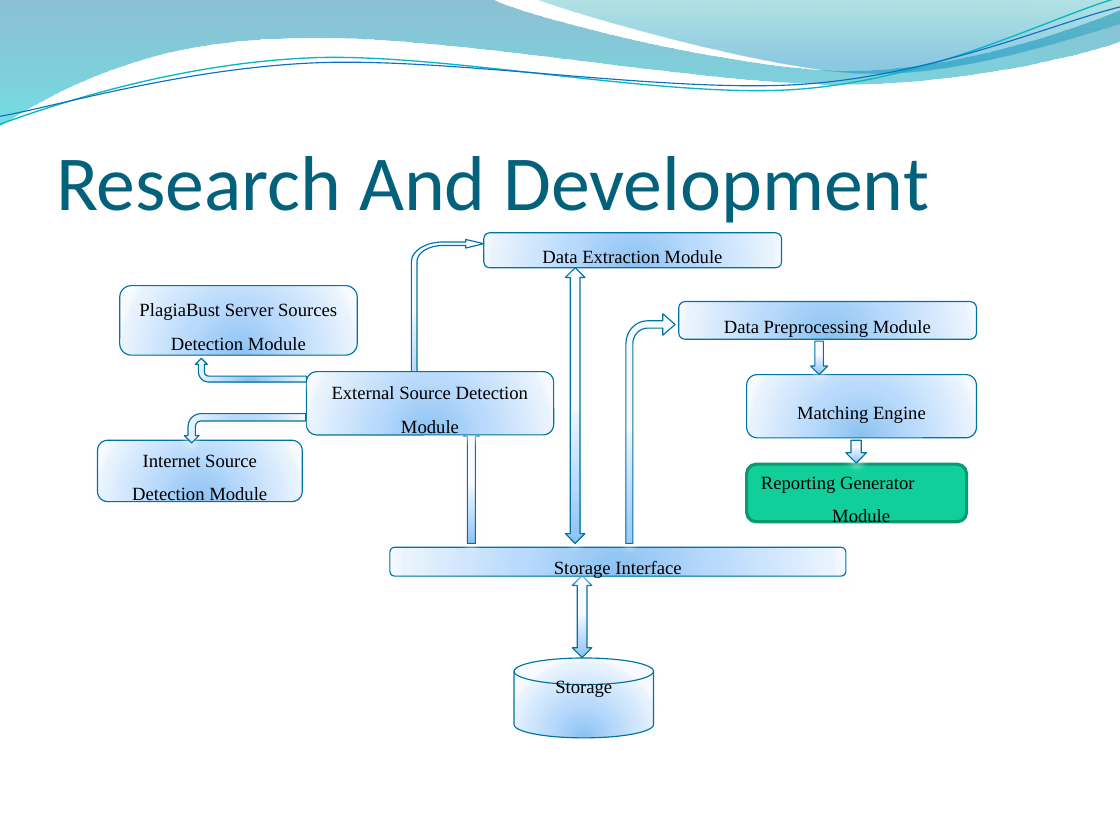
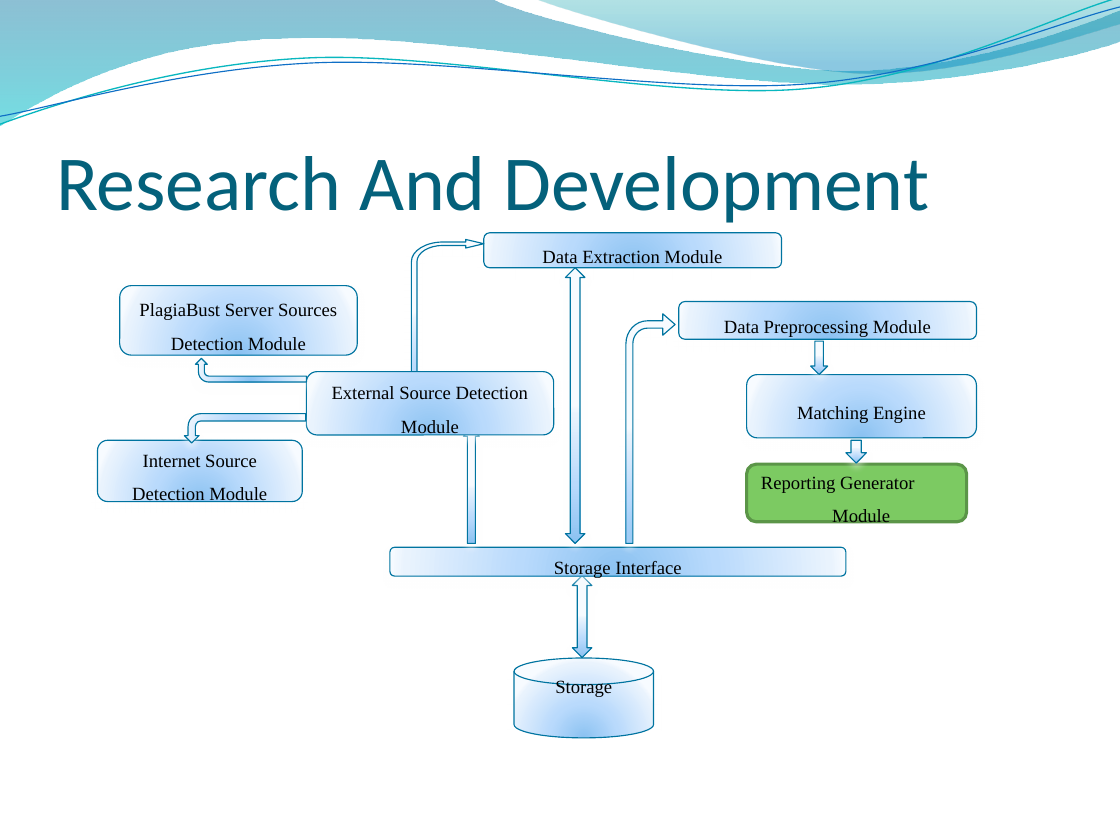
Before and after one commit to rohan501206/project-plagiabust, a slide deck: slide 34 of project docs/Final Presentation.pptx. Drawn at 1120x840 pixels with LibreOffice and Linux fonts; fonts in the diff are those of the drawing; background and template pictures are left out. Boxes give left, top, right and bottom in pixels: in the first picture for what was removed or moved away, otherwise in the second. Text is boxed around its words. In the diff, an @@ line names an element or a change of style, - is before the commit and + after.

```diff
--- a/project docs/Final Presentation.pptx
+++ b/project docs/Final Presentation.pptx
@@ rounded rectangle "Reporting Generator Module" at bbox=[747, 464, 967, 521]: fill #10CF9B to #7CCA62; outline #0C9973 2 pt to #5C9549 2 pt @@
```
Also in this commit, not shown: 2 other slides changed.
